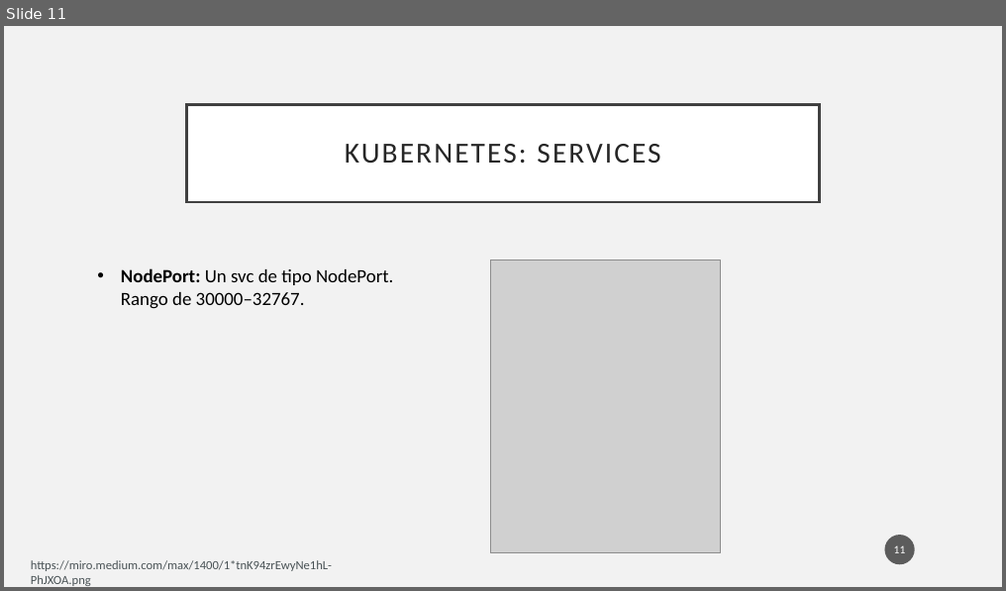
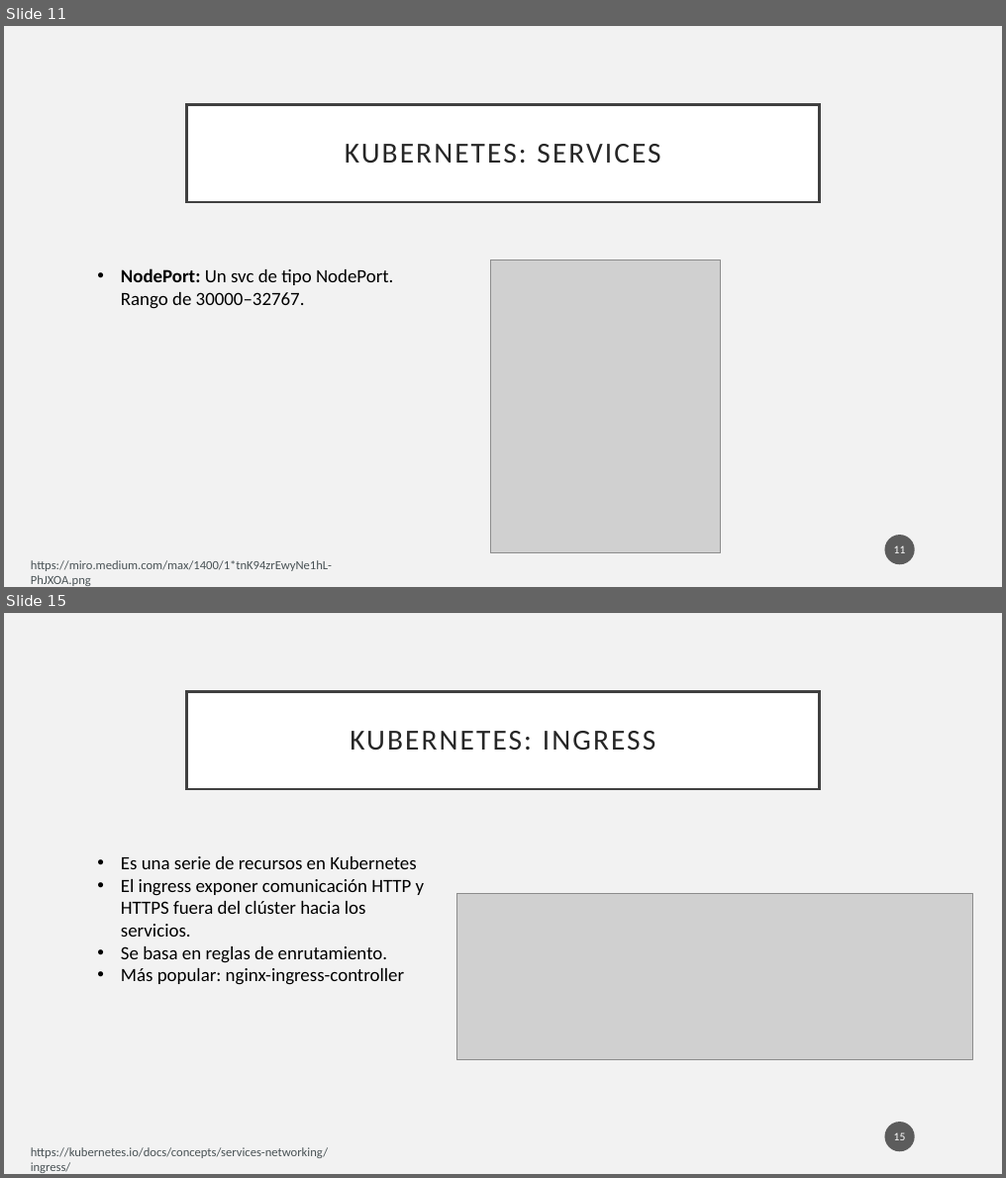
Before and after one commit to pablodevrzmz/python-docker-k8s-workshop, a slide deck: week 3/week_3.pptx. Shown one above the other, each under a label of ours: slide 11 before the commit, slides 11 and 15 after it; the slides between them are not shown. The pictures are 1006x591 and 1006x1178 pixels, drawn with LibreOffice and Linux fonts; fonts in the diff are those of the drawing; grey boxes stand for pictures. Boxes give left, top, right and bottom in pixels: in the first picture for what was removed or moved away, otherwise in the second. Text is boxed around its words. In the diff, an @@ line names an element or a change of style, - is before the commit and + after.

```diff
--- a/week 3/week_3.pptx
+++ b/week 3/week_3.pptx
@@ slide 15 added at [4,613,1002,1174], background #F2F2F2 @@
@@ title added at [187,691,819,789], fill #FFFFFF, outline #404040 2.5 pt, 28 pt, text #262626 @@
+KUBERNETES: INGRESS
@@ text added at [121,857,425,985], 18 pt, text #000000 @@
+• Es una serie de recursos en Kubernetes
+• El ingress exponer comunicación HTTP y HTTPS fuera del clúster hacia los servicios.
+• Se basa en reglas de enrutamiento.
+• Más popular: nginx-ingress-controller
@@ picture added at [456,894,973,1059] @@
@@ page number added at [885,1122,915,1152], fill #1D1D1D at 70% opacity, 11 pt, text #FFFFFF @@
+15
@@ text added at [31,1148,328,1173], 12 pt, text #4A5356 @@
+https://kubernetes.io/docs/concepts/services-networking/ingress/
```
Also in this commit, not shown: 12 other slides added, 27 slides removed, 13 other files.
